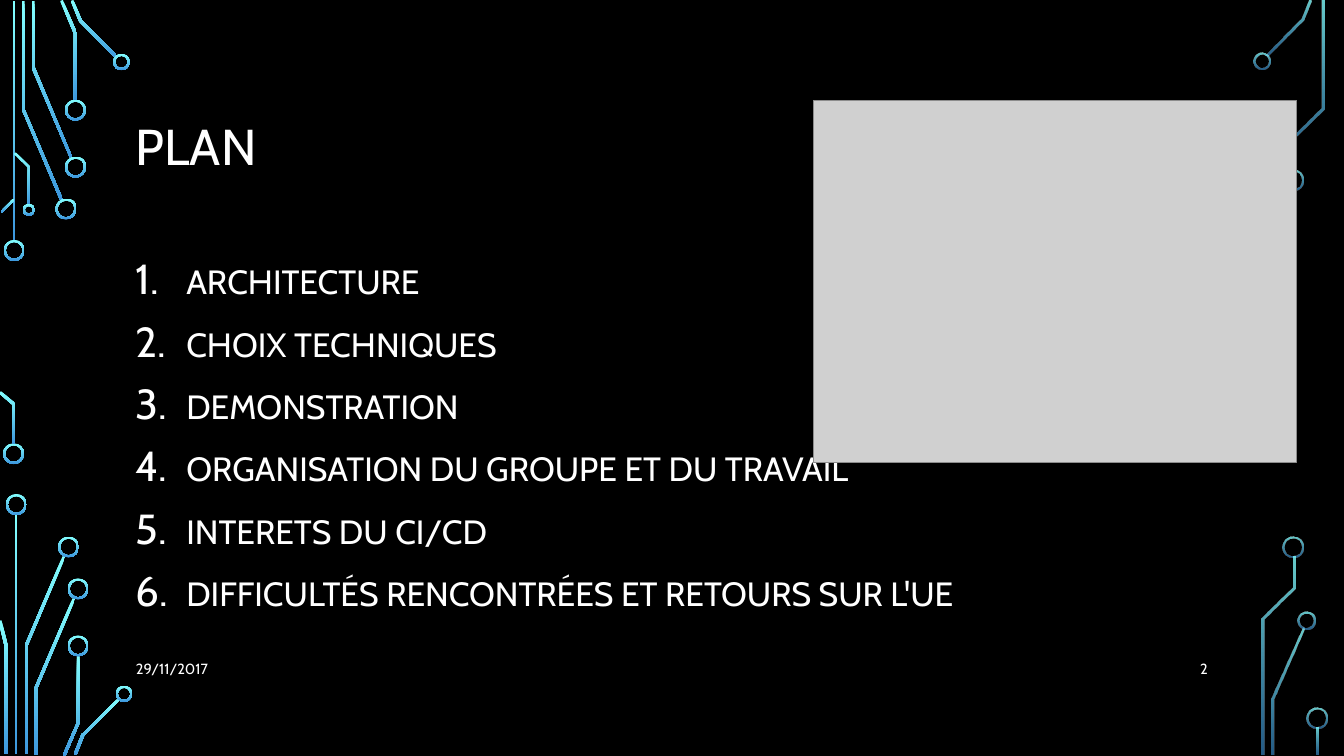
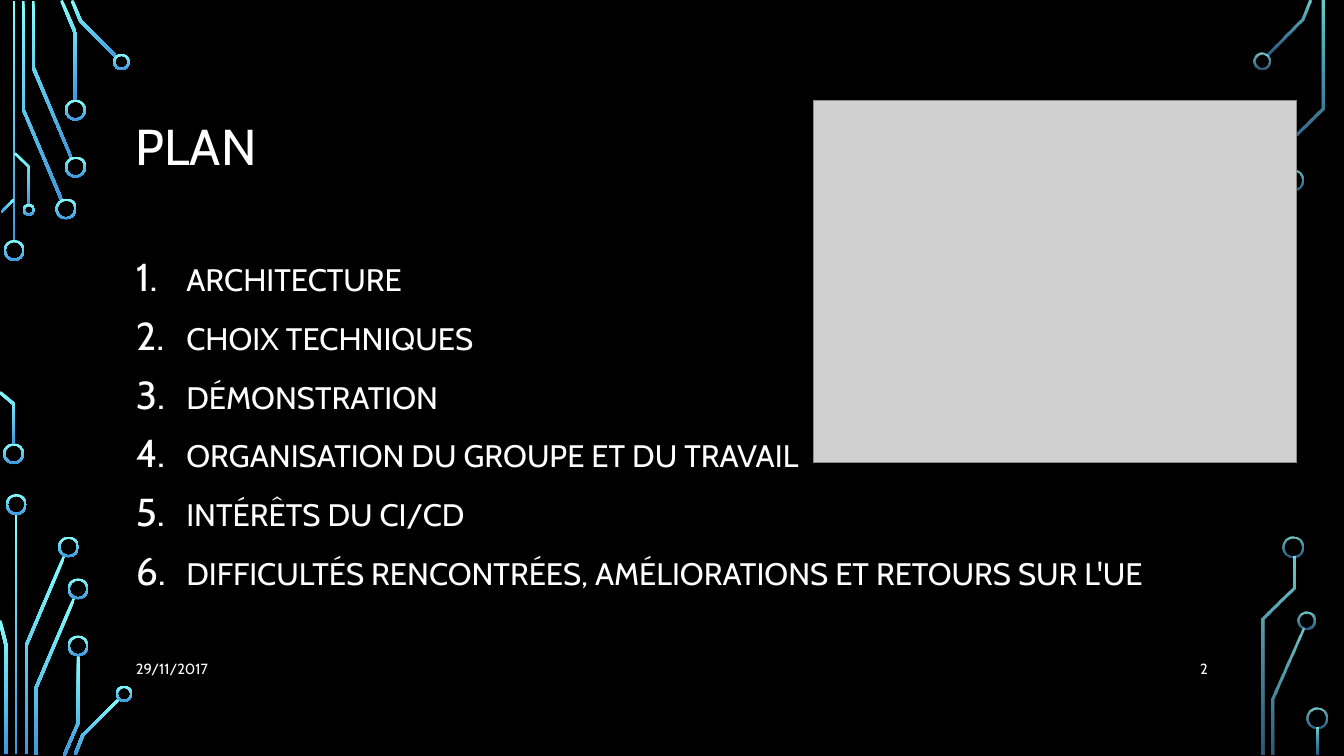
Before and after one commit to Julienbtn/cloud-project-equipe-7, a slide deck: slide 2 of Presentation Cloud.pptx. Drawn at 1344x756 pixels with LibreOffice and Linux fonts; fonts in the diff are those of the drawing; grey boxes stand for pictures; background and template pictures are left out. Boxes give left, top, right and bottom in pixels: in the first picture for what was removed or moved away, otherwise in the second. Text is boxed around its words. In the diff, an @@ line names an element or a change of style, - is before the commit and + after.

```diff
--- a/Presentation Cloud.pptx
+++ b/Presentation Cloud.pptx
@@ text at (186, 269, 798, 468): size 24 to 22.2 pt in "ARCHITECTURE", "CHOIX TECHNIQUES", "ORGANISATION DU GROUPE ET DU TRAVAIL" @@
@@ text at (186, 382, 438, 410): text changed; size 24 to 22.2 pt @@
-3. DEMONSTRATION
+3. DÉMONSTRATION
@@ text at (186, 500, 1142, 589): text changed; size 24 to 22.2 pt @@
-5. INTERETS DU CI/CD
-6. DIFFICULTÉS RENCONTRÉES ET RETOURS SUR L'UE
+5. INTÉRÊTS DU CI/CD
+6. DIFFICULTÉS RENCONTRÉES, AMÉLIORATIONS ET RETOURS SUR L'UE
```
Also in this commit, not shown: 1 other slide changed.
